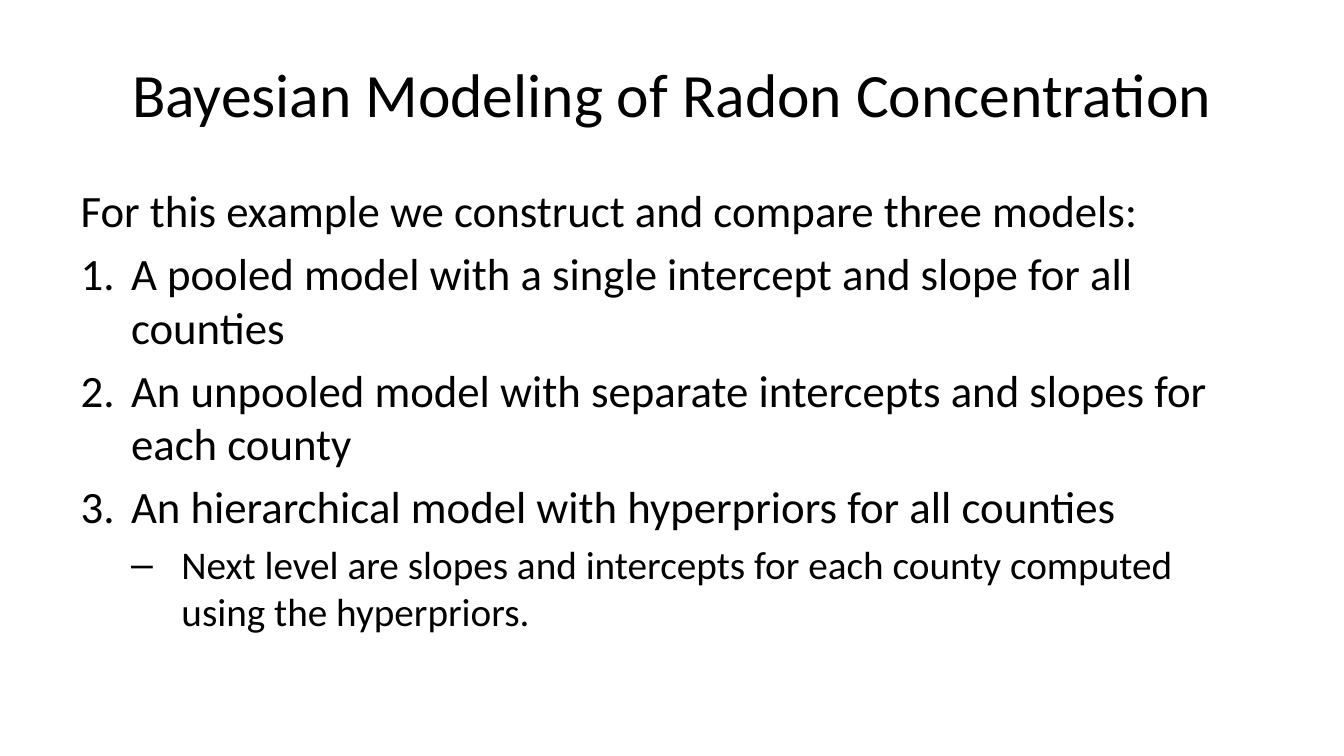
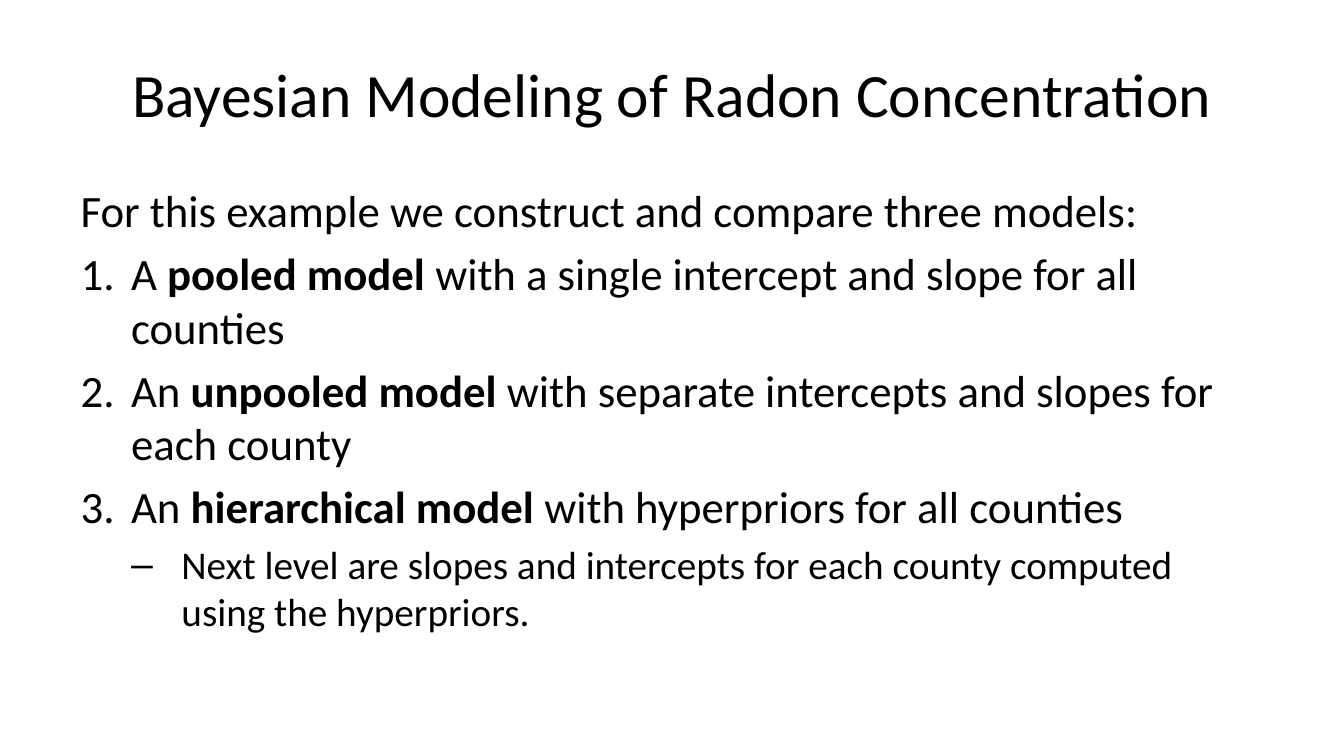
Before and after one commit to StephenElston/CSCI-E-83, a slide deck: slide 11 of LectureSlides/14_HierarchicalBayesModels.pptx. Drawn at 1344x756 pixels with LibreOffice and Linux fonts; fonts in the diff are those of the drawing. Boxes give left, top, right and bottom in pixels: in the first picture for what was removed or moved away, otherwise in the second. Text is boxed around its words. In the diff, an @@ line names an element or a change of style, - is before the commit and + after.

```diff
--- a/LectureSlides/14_HierarchicalBayesModels.pptx
+++ b/LectureSlides/14_HierarchicalBayesModels.pptx
@@ text at [131,258,1213,531]: bold on in "pooled model", "unpooled model", "hierarchical model" @@
```
Also in this commit, not shown: 3 other slides changed, 6 slides added.
